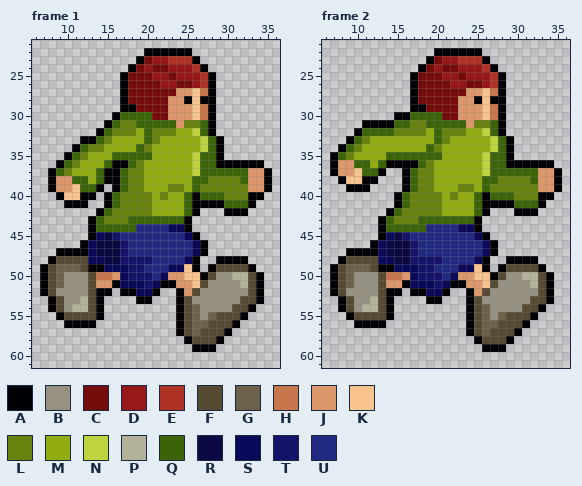
Pixel-art file, stored at Assets/Sprites/unmaskedGuyRun.aseprite. This is how it looked before the edit.
64x64 pixels, 2 frames. Colours within 5 levels of each other are drawn and written as one. Shown: frame 1: x 6..36, y 21..61; frame 2: x 6..36, y 21..61.
Palette (. is transparent): A #010105  B #969180  C #760b0b  D #961818  E #ae3325  F #574a32  G #6e6149  H #c8764c  J #dc986a  K #f6c28d  L #67830d  M #91ad12  N #c0d440  P #b5b29c  Q #3b6409  R #0a0942  S #0b0a5a  T #151369  U #212981
Pixels before, frame 1, first column x 7:
22 .............AAAAAA..........
23 ............ACDDEEEA.........
24 ...........ACDCCDDDEA........
25 ..........ACCCDDCDDDEA.......
26 ..........ACCCCDDCCDEA.......
27 ..........ACCCCCCJJKHA.......
28 ..........ACCCCCJJAKAA.......
29 ..........AACCCCJJJKHA.......
30 .........AQQQQCCJJJKHA.......
31 ........AQLLQQQQQJLLQA.......
32 .......AQLLLMQLLLMMNQA.......
33 .....AAQLMMMMQLMMMMMNQA......
34 ....AQLLMMMMQLMMMMMMNQA......
35 ...AQLMMMQQQQQMMMMMNQQA......
36 ..AQLMMMQAAQLMMMMMMNQQAAAAAA.
37 .AQLMMMQAAQLLMMMMMMNQQQQQQJJA
38 .AJJQQMQAAQLLMMMMMMQQLLLLQJJA
39 .AJJKQQA.AQLLMMMLLMQLLLLLLJJA
40 ..AKKAA.AQLLLLMLMMQAQQQLLLAA.
41 ...AAA..AQLLLLMMMMQAAAAQQQA..
42 .......AQLLLLLMMMMQA...AAA...
43 ......AQLLLQQQQQQQA..........
44 ......AQQQQQUUUUSSA..........
45 ......ASRTUUUUUUUUSA.........
46 .....ASRRRTUUUUUUUUSA........
47 ..AAAASRRRTUUUUUUUUSA........
48 .AFFFFSSRRTTTTUUUUSA..AAAA...
49 AFGGGFAASSSTTUUUSSKA.AFFFFA..
50 AFGBBBFHHJSTTTUSJJKKAFBBPPFA.
51 AFGBBBFJJASSSTSAAJJKFBBBBPFA.
52 AFBBBBFAA.AASSA..AJFBBBBBBFA.
53 .AFBBPFA....AA...AFBBBBBBFFA.
54 .AFBPPFA.........AFGBBBBFFA..
55 ..AFFFFA.........AFGBGFFFA...
56 ...AAAA..........AFGGFFFA....
57 .................AFGFFFA.....
58 ..................AFFFA......
59 ...................AAA.......
Pixels before, frame 2, first column x 7:
22 .............AAAAAA..........
23 ............ACDDEEEA.........
24 ...........ACDCCDDDEA........
25 ..........ACCCDDCDDDEA.......
26 ..........ACCCCDDCCDEA.......
27 ..........ACCCCCCJJKHA.......
28 ..........ACCCCCJJAKAA.......
29 ..........AACCCCJJJKHA.......
30 ........AAQQQQCCJJJKHA.......
31 ....AAAAQQLLQQQQQJLLQA.......
32 ...AQQQQLLLLMQLLLMMNQA.......
33 ..AQLMMMMMMMMQLMMMMMNQA......
34 .AQLMMMMMMMMQLMMMMMMNQA......
35 AQLMMMMQQQQQQQMMMMMNQQA......
36 AJJQQMQAAAAQLMMMMMMNQQAAAAAA.
37 AJJKQQA..AQLLMMMMMMNQQQQQQJJA
38 .AKKAA...AQLLMMMMMMQQLLLLQJJA
39 ..AAA....AQLLMMMLLMQLLLLLLJJA
40 ........AQLLLLMLMMQAQQQLLLAA.
41 ........AQLLLLMMMMQAAAAQQQA..
42 .......AQLLLLLMMMMQA...AAA...
43 ......AQLLLQQQQQQQA..........
44 ......AQQQQQUUUUSSA..........
45 ......ASRTUUUUUUUUSA.........
46 .....ASRRRTUUUUUUUUSA........
47 ..AAAASRRRTUUUUUUUUSA........
48 .AFFFFSSRRTTTTUUUUSA..AAAA...
49 AFGGGFAASSSTTUUUSSKA.AFFFFA..
50 AFGBBBFHHJSTTTUSJJKKAFBBPPFA.
51 AFGBBBFJJASSSTSAAJJKFBBBBPFA.
52 AFBBBBFAA.AASSA..AJFBBBBBBFA.
53 .AFBBPFA....AA...AFBBBBBBFFA.
54 .AFBPPFA.........AFGBBBBFFA..
55 ..AFFFFA.........AFGBGFFFA...
56 ...AAAA..........AFGGFFFA....
57 .................AFGFFFA.....
58 ..................AFFFA......
59 ...................AAA.......
Now the later version:
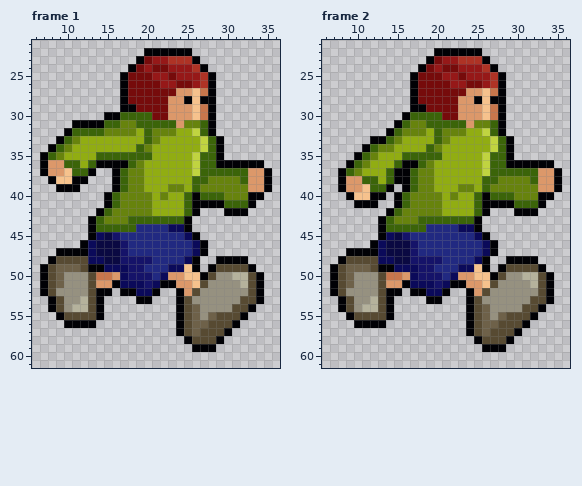
Change:
Frame 1, layer "Layer 2":
The author put colour A in row 30 at x 15; in row 31 at x 11 to 14; in row 32 at x 10; in row 33 at x 9; in row 34 at x 8; in rows 35 to 37 at x 7.
Colour J becomes colour A in row 39 at x 9 to 10.
Colour K becomes colour A in row 39 at x 11.
Colour M becomes colour A in row 36 at x 14; in row 37 at x 13.
Colour Q becomes colour A in row 36 at x 15; in row 38 at x 11 to 12.
The author put colour J in row 36 at x 8.
Colour A becomes colour J in row 36 at x 9; in row 37 at x 8.
Colour Q becomes colour J in row 37 at x 9.
Colour J becomes colour K in row 38 at x 9 to 10.
Colour L becomes colour K in row 37 at x 10.
The author put colour L in row 33 at x 11; in row 34 at x 10; in row 35 at x 9.
Colour Q becomes colour L in row 32 at x 15.
Colour A becomes colour M in row 33 at x 12 to 13; in row 34 at x 11; in row 35 at x 10.
Colour L becomes colour M in row 33 at x 15; in row 34 at x 13 to 14; in row 35 at x 12.
Colour Q becomes colour M in row 33 at x 14; in row 34 at x 12; in row 35 at x 11.
The author put colour Q in row 32 at x 11 to 13; in row 33 at x 10; in row 34 at x 9; in row 35 at x 8.
Colour A becomes colour Q in row 31 at x 15; in row 32 at x 14.
Colour L becomes colour Q in row 36 at x 11.
Colour M becomes colour Q in row 35 at x 14 to 15; in row 36 at x 13; in row 37 at x 11 to 12.
Colour A is gone in rows 37 to 38 at x 15; in row 39 at x 8 and 14; in row 40 at x 9 and 12 to 13; in row 41 at x 10 to 12.
Colour K is gone in row 40 at x 10 to 11.
Colour M is gone in row 38 at x 13.
Colour Q is gone in rows 37 to 38 at x 14; in row 39 at x 12 to 13.
Frame 2, layer "Layer 2":
The author put colour A in rows 37 to 38 at x 15; in row 39 at x 8 and 14; in row 40 at x 9 and 12 to 13; in row 41 at x 10 to 12.
Colour J becomes colour A in row 36 at x 9; in row 37 at x 8.
Colour M becomes colour A in row 33 at x 12 to 13; in row 34 at x 11; in row 35 at x 10.
Colour Q becomes colour A in row 31 at x 15; in row 32 at x 14.
Colour A becomes colour J in row 39 at x 9 to 10.
Colour K becomes colour J in row 38 at x 9 to 10.
The author put colour K in row 40 at x 10 to 11.
Colour A becomes colour K in row 39 at x 11.
Colour K becomes colour L in row 37 at x 10.
Colour M becomes colour L in row 33 at x 15; in row 34 at x 13 to 14; in row 35 at x 12.
Colour Q becomes colour L in row 36 at x 11.
The author put colour M in row 38 at x 13.
Colour A becomes colour M in row 36 at x 14; in row 37 at x 13.
Colour Q becomes colour M in row 35 at x 14 to 15; in row 36 at x 13; in row 37 at x 11 to 12.
The author put colour Q in rows 37 to 38 at x 14; in row 39 at x 12 to 13.
Colour A becomes colour Q in row 36 at x 15; in row 38 at x 11 to 12.
Colour J becomes colour Q in row 37 at x 9.
Colour L becomes colour Q in row 32 at x 15.
Colour M becomes colour Q in row 33 at x 14; in row 34 at x 12; in row 35 at x 11.
Colour A is gone in row 30 at x 15; in row 31 at x 11 to 14; in row 32 at x 10; in row 33 at x 9; in row 34 at x 8; in rows 35 to 37 at x 7.
Colour J is gone in row 36 at x 8.
Colour L is gone in row 33 at x 11; in row 34 at x 10; in row 35 at x 9.
Colour Q is gone in row 32 at x 11 to 13; in row 33 at x 10; in row 34 at x 9; in row 35 at x 8.
